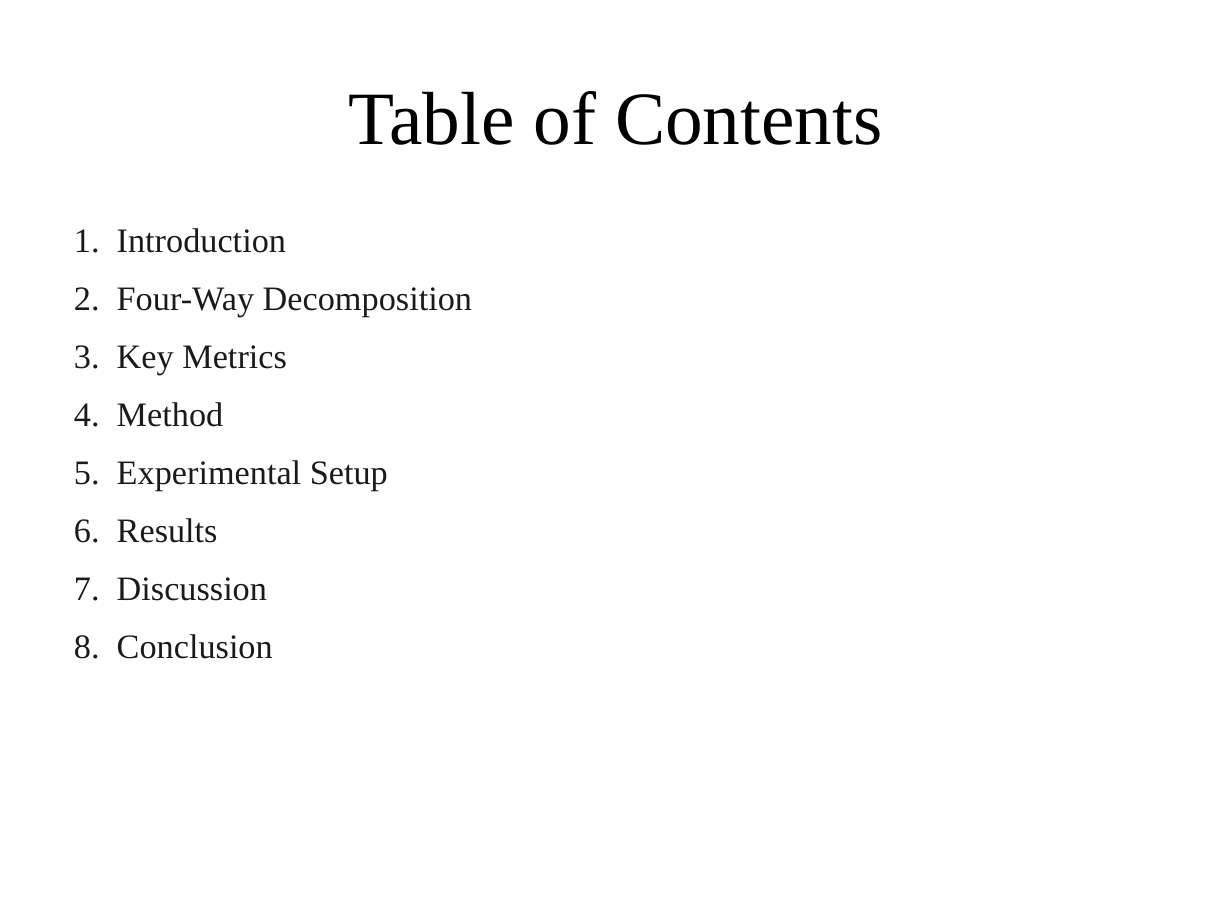
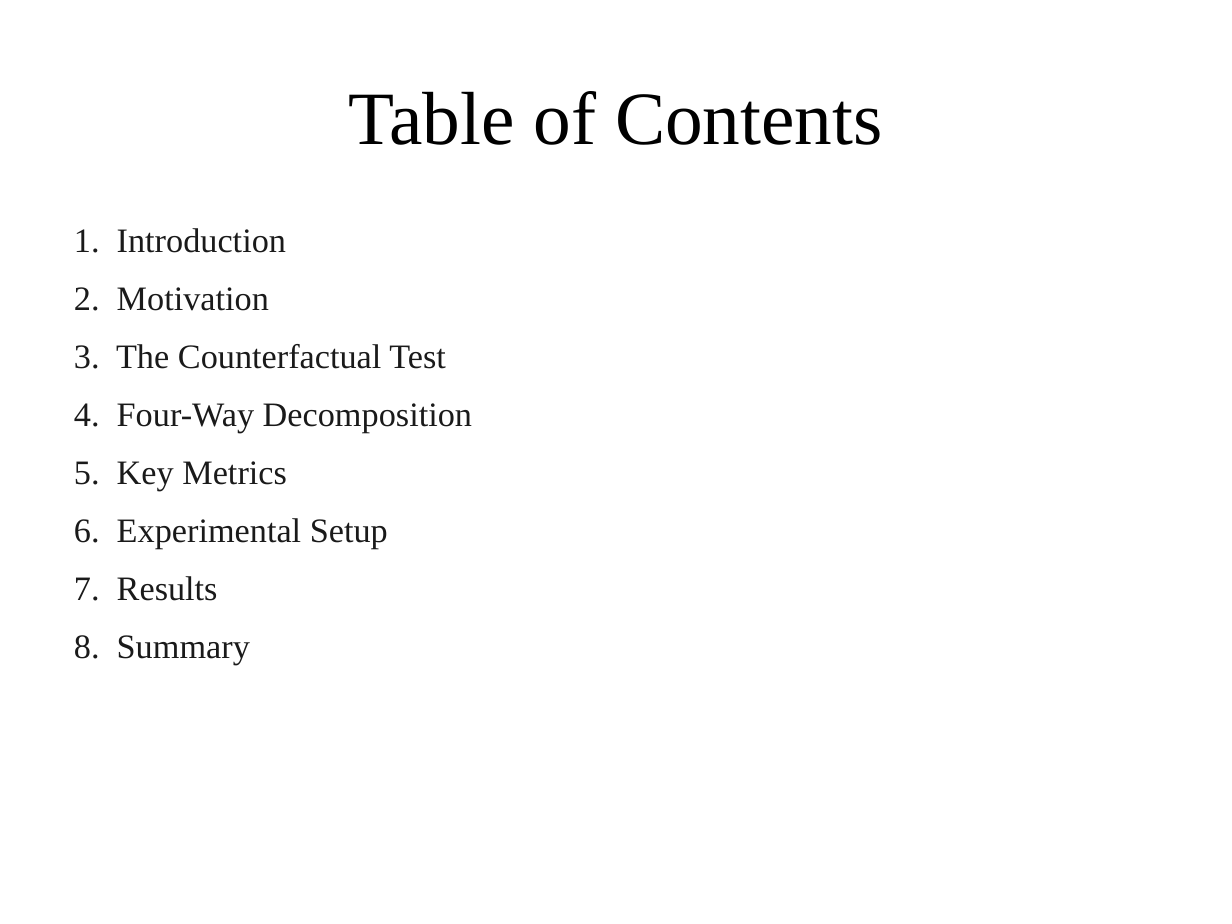
Before and after one commit to AmonWasHere/Proto, a slide deck: slide 3 of paper/ICIRSET-26_VERITAS_Presentation.pptx. Drawn at 1232x924 pixels with LibreOffice and Linux fonts; fonts in the diff are those of the drawing. Boxes give left, top, right and bottom in pixels: in the first picture for what was removed or moved away, otherwise in the second. Text is boxed around its words. In the diff, an @@ line names an element or a change of style, - is before the commit and + after.

Commit message:
Restore original deck content; remove critique slides; add metrics table

```diff
--- a/paper/ICIRSET-26_VERITAS_Presentation.pptx
+++ b/paper/ICIRSET-26_VERITAS_Presentation.pptx
@@ text at bbox=[74, 287, 472, 665]: text changed @@
-2. Four-Way Decomposition
-3. Key Metrics
-4. Method
-5. Experimental Setup
-6. Results
-7. Discussion
-8. Conclusion
+2. Motivation
+3. The Counterfactual Test
+4. Four-Way Decomposition
+5. Key Metrics
+6. Experimental Setup
+7. Results
+8. Summary
```
Also in this commit, not shown: 5 other slides changed, 6 slides added, 8 slides removed, 1 other file.
